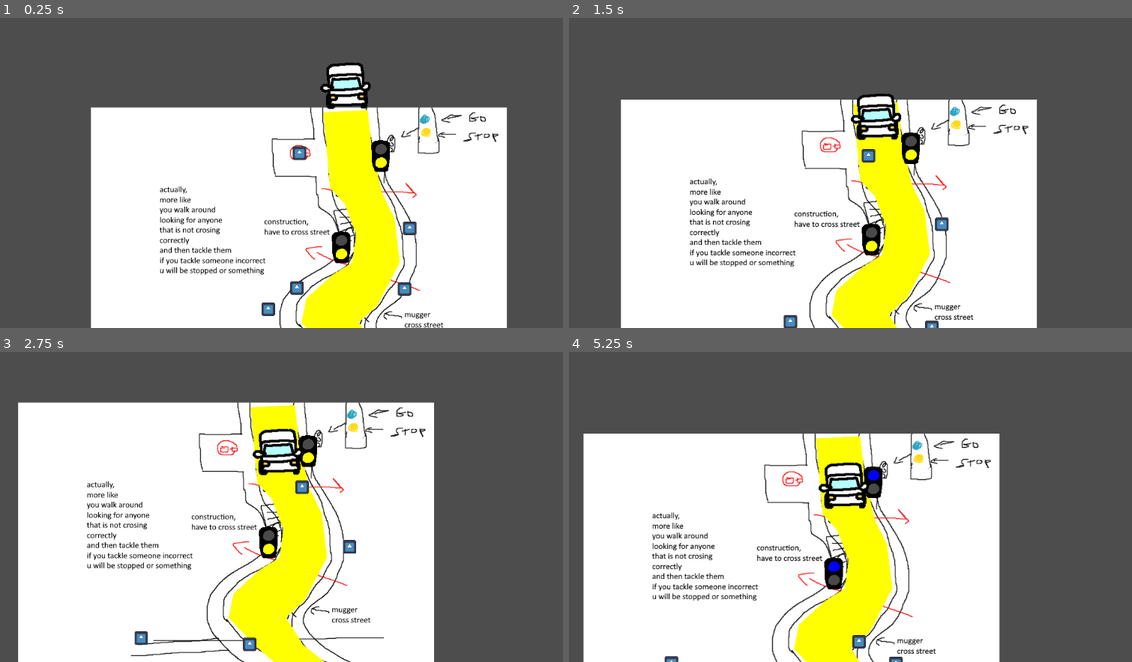
Above: before the commit, frames 1-4 (two rows, left to right).
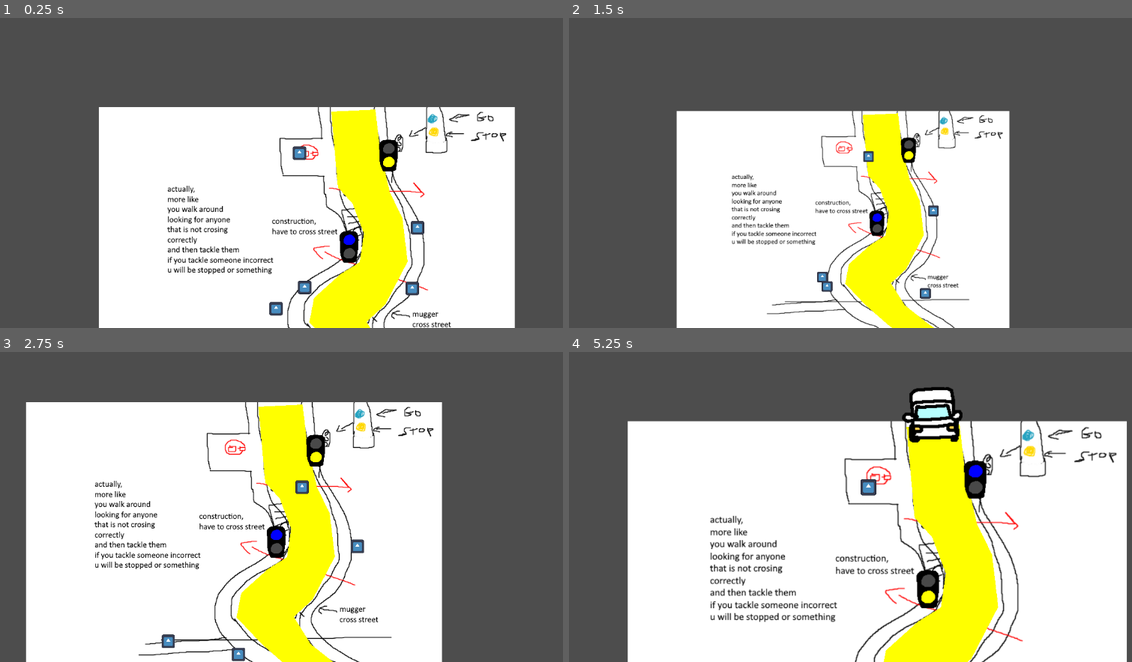
Above: after the commit, the same moments.

Repository: standycore/world_jump
Game: Godot game, scene res://scenes/worlds/world1/world1.tscn
The game is run twice, just before and just after one commit, with the same random seed, the same clock (stepped at 60 frames per second) and the same inputs. Before the commit the project has no main scene; this scene is started directly in both runs. The engine's default icon, where the game draws it, is replaced by a stand-in: a white triangle on a blue panel in a dark square.
Inputs (mouse positions are in pixels of both pictures, inside the frame that each line leads up to):
- Up to frame 1 (0.25 s): no input
- Up to frame 2 (1.5 s): move the mouse to (1002, 142) at 0.52 s; hold Right (ui_right) 0.53-1.28 s; tap Mouse wheel up (zoom_in, bound only after the commit) at 0.6 s; tap Mouse wheel down (zoom_out, bound only after the commit) at 0.8, 1.35 s; move the mouse to (749, 176) at 1.27 s; hold Down (ui_down) from 1.28 s (still down)
- Up to frame 3 (2.75 s): tap Mouse wheel up (zoom_in, bound only after the commit) at 1.55, 2.1 s; move the mouse to (360, 420) at 2.02 s; release Down (ui_down) at 2.03 s; hold Right (ui_right) from 2.03 s (still down); tap Mouse wheel down (zoom_out, bound only after the commit) at 2.3 s
- Up to frame 4 (5.25 s): move the mouse to (839, 559) at 2.77 s; release Right (ui_right) at 2.78 s; hold Up (ui_up) 2.78-3.53 s; tap Mouse wheel down (zoom_out, bound only after the commit) at 2.85, 3.8, 4.35 s; tap Mouse wheel up (zoom_in, bound only after the commit) at 3.05, 3.6, 4.55, 5.1 s; move the mouse to (1047, 544) at 3.52 s; hold Left (ui_left) 3.53-5.03 s; move the mouse to (687, 445) at 4.27 s; move the mouse to (901, 494) at 5.02 s; hold Down (ui_down) from 5.03 s (still down)

The runs differ from the first frame. In frame 1, 11% of the frame differs, in the area x 16-92%, y 14-100%; in frame 2, 22%; in frame 3, 12%; in frame 4, 48%, in the area x 2-100%, y 11-100%.

Commit message:
car stops at traffic light, npcs can avoid now

Diff:
--- a/project.godot
+++ b/project.godot
@@ -11,6 +11,7 @@
 [application]
 
 config/name="World Jump"
+run/main_scene="res://scenes/worlds/world1/world1.tscn"
 config/features=PackedStringArray("4.2", "Mobile")
 config/icon="res://misc/icon.svg"
 
@@ -52,6 +53,18 @@
 , Object(InputEventKey,"resource_local_to_scene":false,"resource_name":"","device":-1,"window_id":0,"alt_pressed":false,"shift_pressed":false,"ctrl_pressed":false,"meta_pressed":false,"pressed":false,"keycode":0,"physical_keycode":83,"key_label":0,"unicode":115,"echo":false,"script":null)
 ]
 }
+zoom_in={
+"deadzone": 0.5,
+"events": [Object(InputEventMouseButton,"resource_local_to_scene":false,"resource_name":"","device":-1,"window_id":0,"alt_pressed":false,"shift_pressed":false,"ctrl_pressed":false,"meta_pressed":false,"button_mask":8,"position":Vector2(111, 22),"global_position":Vector2(115, 63),"factor":1.0,"button_index":4,"canceled":false,"pressed":true,"double_click":false,"script":null)
+, Object(InputEventKey,"resource_local_to_scene":false,"resource_name":"","device":-1,"window_id":0,"alt_pressed":false,"shift_pressed":false,"ctrl_pressed":false,"meta_pressed":false,"pressed":false,"keycode":0,"physical_keycode":61,"key_label":0,"unicode":61,"echo":false,"script":null)
+]
+}
+zoom_out={
+"deadzone": 0.5,
+"events": [Object(InputEventMouseButton,"resource_local_to_scene":false,"resource_name":"","device":-1,"window_id":0,"alt_pressed":false,"shift_pressed":false,"ctrl_pressed":false,"meta_pressed":false,"button_mask":16,"position":Vector2(100, 24),"global_position":Vector2(104, 65),"factor":1.0,"button_index":5,"canceled":false,"pressed":true,"double_click":false,"script":null)
+, Object(InputEventKey,"resource_local_to_scene":false,"resource_name":"","device":-1,"window_id":0,"alt_pressed":false,"shift_pressed":false,"ctrl_pressed":false,"meta_pressed":false,"pressed":false,"keycode":0,"physical_keycode":45,"key_label":0,"unicode":45,"echo":false,"script":null)
+]
+}
 
 [rendering]
 
--- a/scenes/components/camera_follow/camera_follow.gd
+++ b/scenes/components/camera_follow/camera_follow.gd
@@ -7,3 +7,8 @@
 		return
 
 	position = target.position
+
+	if Input.is_action_just_pressed("zoom_in"):
+		zoom += Vector2(1,1) * .2
+	elif Input.is_action_just_pressed("zoom_out"):
+		zoom -= Vector2(1,1) * .2
--- a/scenes/components/npc/npc.gd
+++ b/scenes/components/npc/npc.gd
@@ -38,6 +38,8 @@
 		var dir := _next_pos - position
 		dir = dir.normalized()
 
-		velocity = dir * SPEED
+		nav_agent.set_velocity(dir * SPEED)
 
-		move_and_slide()
+func _on_navigation_agent_2d_velocity_computed(safe_velocity):
+	velocity = safe_velocity
+	move_and_slide()
--- a/scenes/player/player.tscn
+++ b/scenes/player/player.tscn
@@ -15,3 +15,6 @@
 position = Vector2(0, -13)
 scale = Vector2(0.2, 0.2)
 texture = ExtResource("1_1drk6")
+
+[node name="NavigationAgent2D" type="NavigationAgent2D" parent="."]
+avoidance_enabled = true
--- a/scenes/worlds/world1/car/car.gd
+++ b/scenes/worlds/world1/car/car.gd
@@ -3,9 +3,7 @@
 
 @export var street_path: StreetPath
 
-@export var progress_offset: float = 0
-
-@export var speed: float = 20
+@export var speed: float = 40
 @export var enabled: bool = false
 
 @onready var front_area: Area2D = $FrontArea
@@ -39,6 +37,13 @@
 				if body != self:
 					return
 
+		var overlapping_areas := front_area.get_overlapping_areas()
+		if len(overlapping_areas) > 0:
+			for area in overlapping_areas:
+				if area is TrafficLight:
+					if area.state == TrafficLight.State.GO:
+						return
+
 		var closest_offset = street_path.curve.get_closest_offset(street_path.to_local(global_position))
 		var closest_pos = street_path.curve.sample_baked(closest_offset)
 		var next_pos
@@ -53,3 +58,5 @@
 		velocity = (next_pos - position).normalized() * speed
 
 		move_and_slide()
+
+		front_area.rotation = velocity.angle() - PI * .5
--- a/scenes/worlds/world1/car/car.tscn
+++ b/scenes/worlds/world1/car/car.tscn
@@ -4,7 +4,7 @@
 [ext_resource type="Texture2D" uid="uid://bw4njx45jpha3" path="res://assets/world1/world1_sheet.png" id="1_odp5w"]
 
 [sub_resource type="RectangleShape2D" id="RectangleShape2D_v0x0o"]
-size = Vector2(73, 74)
+size = Vector2(73, 52)
 
 [sub_resource type="RectangleShape2D" id="RectangleShape2D_rpm3r"]
 size = Vector2(94, 26)
@@ -14,7 +14,7 @@
 script = ExtResource("1_fn1cv")
 
 [node name="CollisionShape2D" type="CollisionShape2D" parent="."]
-position = Vector2(-0.5, -37)
+position = Vector2(-0.5, -26)
 shape = SubResource("RectangleShape2D_v0x0o")
 
 [node name="Sprite2D" type="Sprite2D" parent="."]
--- /dev/null
+++ b/scenes/worlds/world1/car_spawner.gd
@@ -0,0 +1,39 @@
+extends Area2D
+
+signal all_bodies_exited
+
+@export var street_path: Path2D
+
+@export var min_time: float = 3
+@export var max_time: float = 5
+
+@onready var timer: Timer = $Timer
+
+@export var car_scene: PackedScene
+@export var spawn_container: Node2D
+
+func _ready():
+	if not street_path:
+		push_error("missing street path")
+		return
+
+	if not car_scene:
+		push_error("missing car scene")
+		return
+
+	if not spawn_container:
+		push_error("missing spawn container")
+		return
+
+	while true:
+		var wait_time = randf_range(min_time, max_time)
+		timer.start(wait_time)
+		await timer.timeout
+		if get_overlapping_bodies().size() > 0:
+			await all_bodies_exited
+
+		var car := car_scene.instantiate()
+		var start_pos := street_path.curve.sample_baked(0)
+		car.position = start_pos
+		car.street_path = street_path
+		spawn_container.add_child(car)
--- a/scenes/worlds/world1/npc/npc.tscn
+++ b/scenes/worlds/world1/npc/npc.tscn
@@ -20,3 +20,6 @@
 [node name="NavigationAgent2D" type="NavigationAgent2D" parent="."]
 path_desired_distance = 5.0
 navigation_layers = 3
+avoidance_enabled = true
+
+[connection signal="velocity_computed" from="NavigationAgent2D" to="." method="_on_navigation_agent_2d_velocity_computed"]
--- a/scenes/worlds/world1/traffic_light/traffic_light.gd
+++ b/scenes/worlds/world1/traffic_light/traffic_light.gd
@@ -1,11 +1,11 @@
 @tool
-extends Node2D
+extends Area2D
 
 class_name TrafficLight
 
-@onready var light1: Node2D = $Light1
-@onready var light2: Node2D = $Light2
-@onready var timer: Timer = $Timer
+@onready var light1: Node2D = %Light1
+@onready var light2: Node2D = %Light2
+@onready var timer: Timer = %Timer
 
 @export var first_delay_time: float = 0
 @export var stop_time: float = 5
@@ -16,6 +16,7 @@
 @export var go_color: Color = Color.GREEN
 
 @export var cross_nav_region: NavigationRegion2D
+@export var cross_area: Area2D
 
 enum State {
 	STOP,
--- a/scenes/worlds/world1/traffic_light/traffic_light.tscn
+++ b/scenes/worlds/world1/traffic_light/traffic_light.tscn
@@ -3,7 +3,7 @@
 [ext_resource type="Texture2D" uid="uid://dbayh183eynfh" path="res://assets/world1/traffic_light.png" id="1_s6fdf"]
 [ext_resource type="Script" path="res://scenes/worlds/world1/traffic_light/traffic_light.gd" id="2_3wbkm"]
 
-[node name="TrafficLight" type="Node2D"]
+[node name="TrafficLight" type="Area2D"]
 script = ExtResource("2_3wbkm")
 off_color = Color(0.286275, 0.286275, 0.286275, 1)
 stop_color = Color(1, 1, 0, 1)
@@ -16,6 +16,7 @@
 region_rect = Rect2(0, 0, 40, 64)
 
 [node name="Light1" type="Sprite2D" parent="."]
+unique_name_in_owner = true
 modulate = Color(1, 1, 0, 1)
 position = Vector2(-1, -17)
 texture = ExtResource("1_s6fdf")
@@ -23,6 +24,7 @@
 region_rect = Rect2(40, 0, 24, 22)
 
 [node name="Light2" type="Sprite2D" parent="."]
+unique_name_in_owner = true
 modulate = Color(0.286275, 0.286275, 0.286275, 1)
 position = Vector2(-1, -43)
 texture = ExtResource("1_s6fdf")
@@ -30,3 +32,4 @@
 region_rect = Rect2(40, 0, 24, 22)
 
 [node name="Timer" type="Timer" parent="."]
+unique_name_in_owner = true
--- /dev/null
+++ b/scenes/worlds/world1/traffic_light/traffic_light_area.gd
@@ -0,0 +1,5 @@
+extends Area2D
+
+class_name TrafficLightArea
+
+@export var traffic_light: TrafficLight
--- a/scenes/worlds/world1/world1.tscn
+++ b/scenes/worlds/world1/world1.tscn
@@ -1,10 +1,11 @@
-[gd_scene load_steps=13 format=3 uid="uid://bacp2urbmxd78"]
+[gd_scene load_steps=16 format=3 uid="uid://bacp2urbmxd78"]
 
 [ext_resource type="Texture2D" uid="uid://dus0ngjtdxp6e" path="res://assets/sketches/pasted_image.png" id="1_67cmh"]
 [ext_resource type="Script" path="res://scenes/worlds/world1/street_path.gd" id="2_7830o"]
 [ext_resource type="Script" path="res://scenes/components/camera_follow/camera_follow.gd" id="2_wisgx"]
 [ext_resource type="PackedScene" uid="uid://b63t2563g31cm" path="res://scenes/worlds/world1/traffic_light/traffic_light.tscn" id="3_q1ee7"]
 [ext_resource type="PackedScene" uid="uid://bjro5c3dxjgcn" path="res://scenes/player/player.tscn" id="4_ax41a"]
+[ext_resource type="Script" path="res://scenes/worlds/world1/car_spawner.gd" id="5_mvhhg"]
 [ext_resource type="PackedScene" uid="uid://xpof426h6k4d" path="res://scenes/worlds/world1/npc/npc.tscn" id="6_li5mp"]
 [ext_resource type="PackedScene" uid="uid://csb11meosaqd" path="res://scenes/worlds/world1/car/car.tscn" id="7_jdtcd"]
 [ext_resource type="Script" path="res://scenes/worlds/world1/car_destroyer.gd" id="8_ixv43"]
@@ -15,13 +16,6 @@
 outlines = Array[PackedVector2Array]([PackedVector2Array(-416, -71, 379, -76, 382, 494, -417, 497)])
 source_geometry_group_name = &"navigation_polygon_source_group"
 
-[sub_resource type="NavigationPolygon" id="NavigationPolygon_h5fo3"]
-vertices = PackedVector2Array(169, 71, 50, 69, 48, 41, 161, 35)
-polygons = Array[PackedInt32Array]([PackedInt32Array(0, 1, 2, 3)])
-outlines = Array[PackedVector2Array]([PackedVector2Array(48, 41, 161, 35, 169, 71, 50, 69)])
-source_geometry_group_name = &"navigation_polygon_source_group"
-agent_radius = 0.0
-
 [sub_resource type="Curve2D" id="Curve2D_hk0g7"]
 _data = {
 "points": PackedVector2Array(0, 0, 0, 0, 92, -121, 0, 0, 0, 0, 89, -36, 0, 0, 0, 0, 100, 47, 0, 0, 0, 0, 147, 135, 0, 0, 0, 0, 152, 201, 0, 0, 0, 0, 118, 268, 0, 0, 0, 0, 72, 299, 0, 0, 0, 0, 56, 337, 0, 0, 0, 0, 121, 410, 0, 0, 0, 0, 192, 468, 0, 0, 0, 0, 217, 542)
@@ -30,6 +24,23 @@
 
 [sub_resource type="RectangleShape2D" id="RectangleShape2D_q3v6f"]
 size = Vector2(166, 81)
+
+[sub_resource type="RectangleShape2D" id="RectangleShape2D_i8lxy"]
+size = Vector2(124, 100)
+
+[sub_resource type="NavigationPolygon" id="NavigationPolygon_h5fo3"]
+vertices = PackedVector2Array(169, 71, 50, 69, 48, 41, 161, 35)
+polygons = Array[PackedInt32Array]([PackedInt32Array(0, 1, 2, 3)])
+outlines = Array[PackedVector2Array]([PackedVector2Array(48, 41, 161, 35, 169, 71, 50, 69)])
+source_geometry_group_name = &"navigation_polygon_source_group"
+agent_radius = 0.0
+
+[sub_resource type="NavigationPolygon" id="NavigationPolygon_lqtpx"]
+vertices = PackedVector2Array(193, 231, 174, 268, 59, 224, 91, 202)
+polygons = Array[PackedInt32Array]([PackedInt32Array(0, 1, 2, 3)])
+outlines = Array[PackedVector2Array]([PackedVector2Array(59, 224, 174, 268, 193, 231, 91, 202)])
+source_geometry_group_name = &"navigation_polygon_source_group"
+agent_radius = 0.0
 
 [node name="World1" type="Node2D"]
 
@@ -52,12 +63,7 @@
 color = Color(1, 1, 0, 1)
 polygon = PackedVector2Array(47, -81, 132, -85, 141, -7, 160, 75, 184, 124, 194, 208, 151, 291, 115, 324, 148, 377, 201, 419, 255, 458, 267, 494, 164, 495, 147, 456, 103, 420, 53, 376, 5, 325, 14, 278, 65, 232, 102, 209, 110, 154, 88, 96, 60, 65)
 
-[node name="Crosswalk1" type="NavigationRegion2D" parent="."]
-navigation_polygon = SubResource("NavigationPolygon_h5fo3")
-enabled = false
-navigation_layers = 2
-
-[node name="Path2D" type="Path2D" parent="." node_paths=PackedStringArray("traffic_lights")]
+[node name="StreetPath" type="Path2D" parent="." node_paths=PackedStringArray("traffic_lights")]
 curve = SubResource("Curve2D_hk0g7")
 script = ExtResource("2_7830o")
 traffic_lights = [NodePath("../YSort/TrafficLight"), NodePath("../YSort/TrafficLight2")]
@@ -70,18 +76,60 @@
 script = ExtResource("2_wisgx")
 target = NodePath("../YSort/Player")
 
+[node name="CarDestroyer" type="Area2D" parent="."]
+position = Vector2(219, 562)
+script = ExtResource("8_ixv43")
+metadata/_edit_group_ = true
+
+[node name="CollisionShape2D" type="CollisionShape2D" parent="CarDestroyer"]
+position = Vector2(-1, -4.5)
+shape = SubResource("RectangleShape2D_q3v6f")
+
+[node name="CarSpawner" type="Area2D" parent="." node_paths=PackedStringArray("street_path", "spawn_container")]
+position = Vector2(81, -144)
+script = ExtResource("5_mvhhg")
+street_path = NodePath("../StreetPath")
+car_scene = ExtResource("7_jdtcd")
+spawn_container = NodePath("../YSort")
+metadata/_edit_group_ = true
+
+[node name="CollisionShape2D" type="CollisionShape2D" parent="CarSpawner"]
+shape = SubResource("RectangleShape2D_i8lxy")
+
+[node name="Timer" type="Timer" parent="CarSpawner"]
+
 [node name="YSort" type="Node2D" parent="."]
 y_sort_enabled = true
 
-[node name="TrafficLight" parent="YSort" node_paths=PackedStringArray("cross_nav_region") instance=ExtResource("3_q1ee7")]
+[node name="TrafficLight" parent="YSort" node_paths=PackedStringArray("cross_nav_region", "cross_area") instance=ExtResource("3_q1ee7")]
 position = Vector2(159, 33)
-cross_nav_region = NodePath("../../Crosswalk1")
+cross_nav_region = NodePath("Crosswalk1")
+cross_area = NodePath("")
 
-[node name="TrafficLight2" parent="YSort" instance=ExtResource("3_q1ee7")]
+[node name="CollisionPolygon2D" type="CollisionPolygon2D" parent="YSort/TrafficLight"]
+polygon = PackedVector2Array(-111, 8, 2, 2, 10, 38, -110, 36)
+
+[node name="Crosswalk1" type="NavigationRegion2D" parent="YSort/TrafficLight"]
+position = Vector2(-159, -33)
+navigation_polygon = SubResource("NavigationPolygon_h5fo3")
+enabled = false
+navigation_layers = 2
+
+[node name="TrafficLight2" parent="YSort" node_paths=PackedStringArray("cross_nav_region", "cross_area") instance=ExtResource("3_q1ee7")]
 position = Vector2(83, 209)
+cross_nav_region = NodePath("NavigationRegion2D2")
+cross_area = NodePath(".")
+state = 1
+
+[node name="CollisionPolygon2D" type="CollisionPolygon2D" parent="YSort/TrafficLight2"]
+polygon = PackedVector2Array(7, -7, 109, 22, 92, 59, -23, 16)
+
+[node name="NavigationRegion2D2" type="NavigationRegion2D" parent="YSort/TrafficLight2"]
+position = Vector2(-83, -209)
+navigation_polygon = SubResource("NavigationPolygon_lqtpx")
 
 [node name="Player" parent="YSort" instance=ExtResource("4_ax41a")]
-position = Vector2(1, 11)
+position = Vector2(-14, 12)
 motion_mode = 1
 
 [node name="NPC" parent="YSort" instance=ExtResource("6_li5mp")]
@@ -95,20 +143,3 @@
 
 [node name="NPC4" parent="YSort" instance=ExtResource("6_li5mp")]
 position = Vector2(-4, 270)
-
-[node name="Car" parent="YSort" node_paths=PackedStringArray("street_path") instance=ExtResource("7_jdtcd")]
-position = Vector2(88, -106)
-velocity = Vector2(-37.1122, 73.1322)
-street_path = NodePath("../../Path2D")
-progress_offset = 64.9
-speed = 82.01
-state = 1
-
-[node name="CarDestroyer" type="Area2D" parent="."]
-position = Vector2(219, 562)
-script = ExtResource("8_ixv43")
-metadata/_edit_group_ = true
-
-[node name="CollisionShape2D" type="CollisionShape2D" parent="CarDestroyer"]
-position = Vector2(-1, -4.5)
-shape = SubResource("RectangleShape2D_q3v6f")
